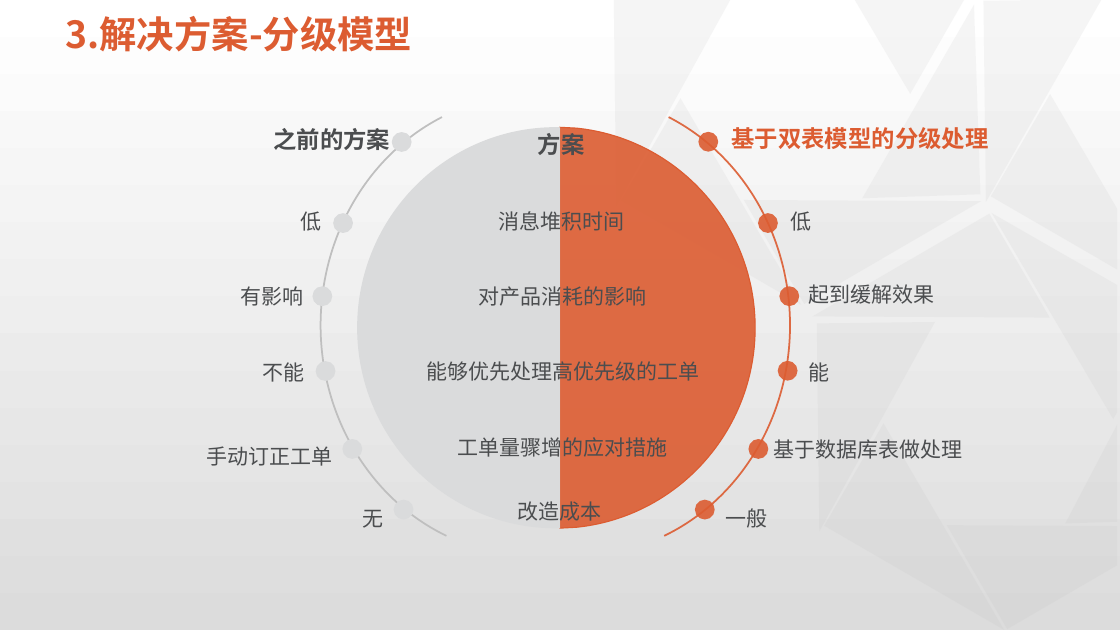
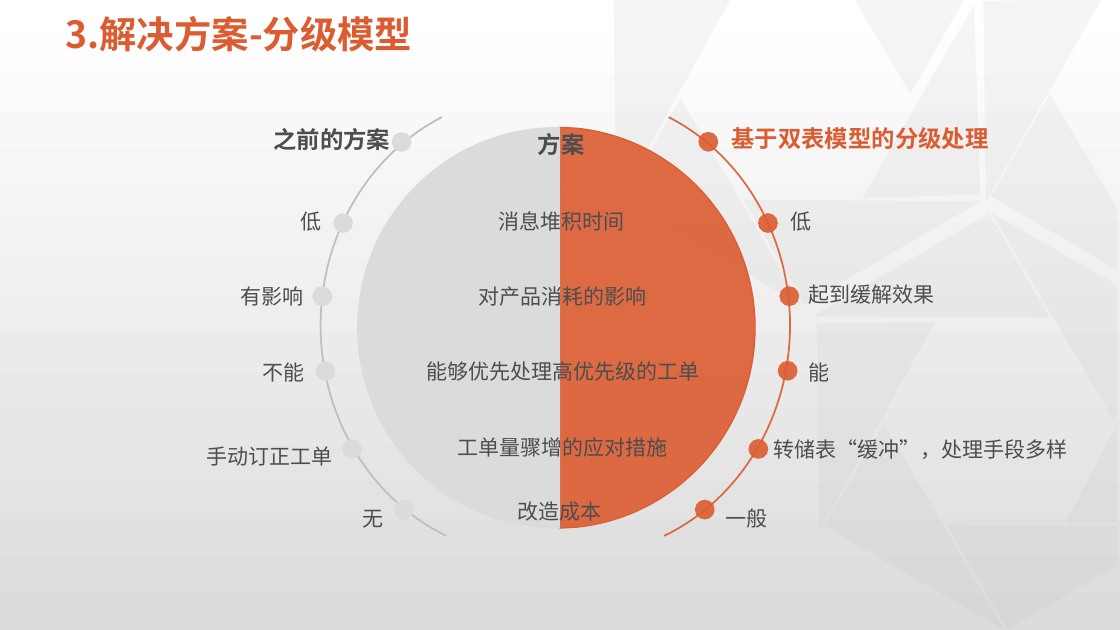
Before and after one commit to physicsLoveJava/java-miscellaneous, a slide deck: slide 13 of tech-interview/a-task/实习总结终板.pptx. Drawn at 1120x630 pixels with LibreOffice and Linux fonts; fonts in the diff are those of the drawing; background and template pictures are left out. Boxes give left, top, right and bottom in pixels: in the first picture for what was removed or moved away, otherwise in the second. Text is boxed around its words. In the diff, an @@ line names an element or a change of style, - is before the commit and + after.

```diff
--- a/tech-interview/a-task/实习总结终板.pptx
+++ b/tech-interview/a-task/实习总结终板.pptx
@@ text at (774,439,1068,459): text changed @@
-基于数据库表做处理
+转储表“缓冲”，处理手段多样
```
Also in this commit, not shown: 6 other slides changed, 2 slides added, 2 other files.
